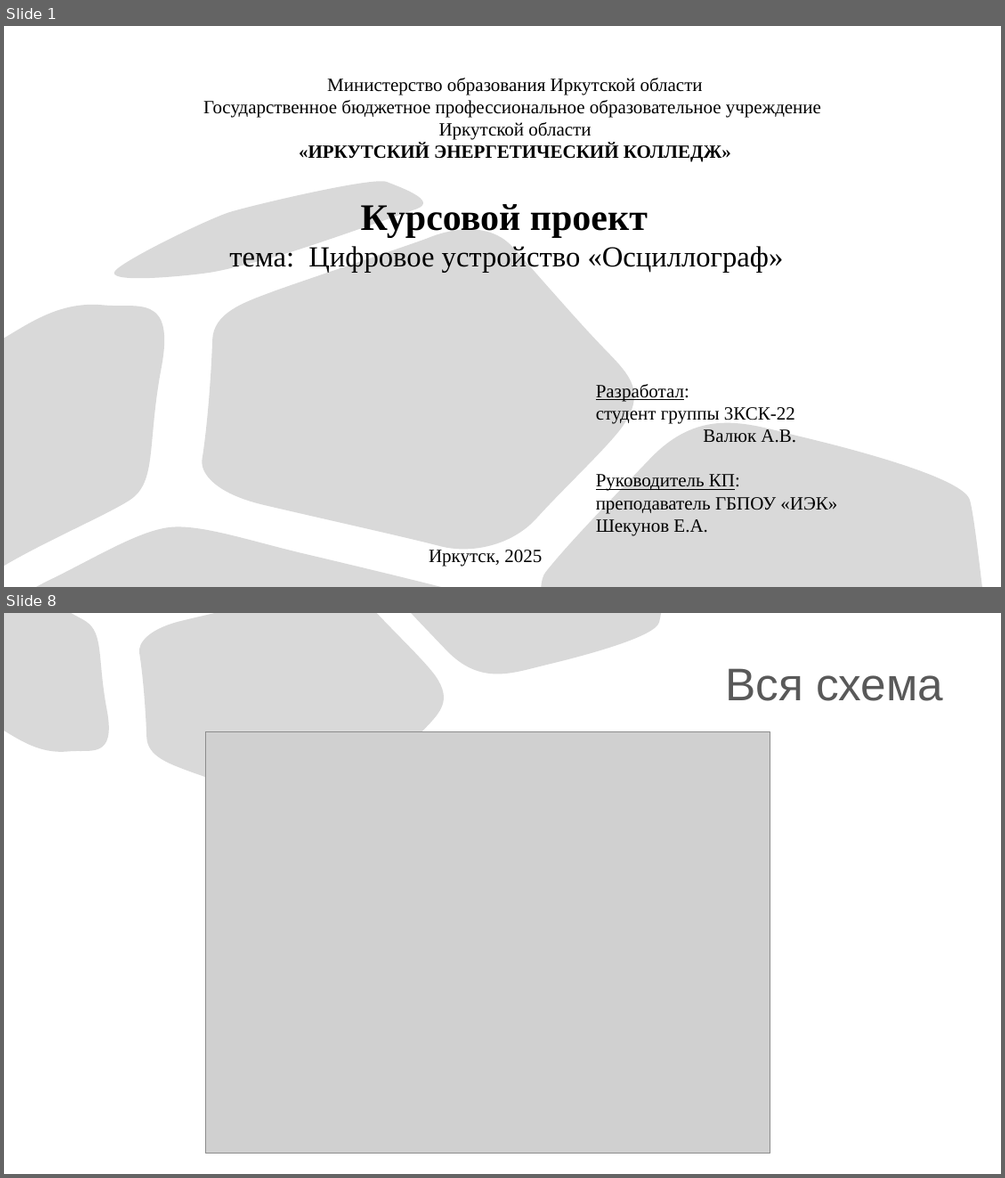
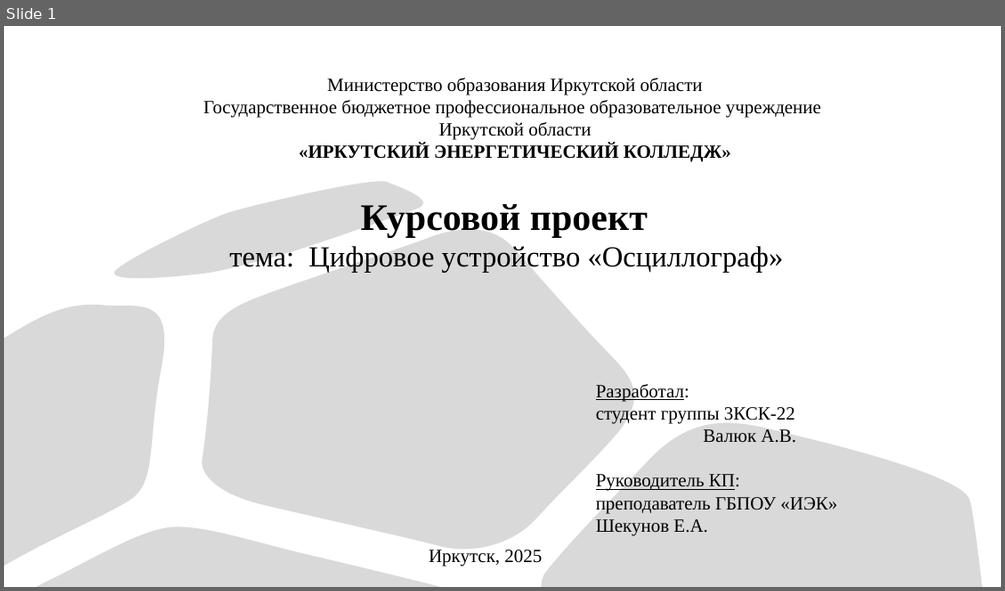
Before and after one commit to eterline/course-project-oscilloscope, a slide deck: save-to-usb/Презентация «Осциллограф».pptx. Shown one above the other, each under a label of ours: slides 1 and 8 before the commit, slide 1 after it; the slides between them are not shown. The pictures are 1005x1178 and 1005x591 pixels, drawn with LibreOffice and Linux fonts; fonts in the diff are those of the drawing; grey boxes stand for pictures. Boxes give left, top, right and bottom in pixels: in the first picture for what was removed or moved away, otherwise in the second. Text is boxed around its words. In the diff, an @@ line names an element or a change of style, - is before the commit and + after.

```diff
--- a/save-to-usb/Презентация «Осциллограф».pptx
+++ b/save-to-usb/Презентация «Осциллограф».pptx
@@ slide 8 removed at (4, 613, 1001, 1174), background #FFFFFF @@
@@ freeform shape removed at (4, 613, 116, 761) @@
@@ freeform shape removed at (138, 613, 452, 826) @@
@@ freeform shape removed at (411, 613, 661, 686) @@
@@ title removed at (725, 668, 943, 701) @@
-Вся схема
@@ picture removed at (205, 732, 769, 1153) @@
```
Also in this commit, not shown: 9 slides changed, 9 slides added, 38 other files.
